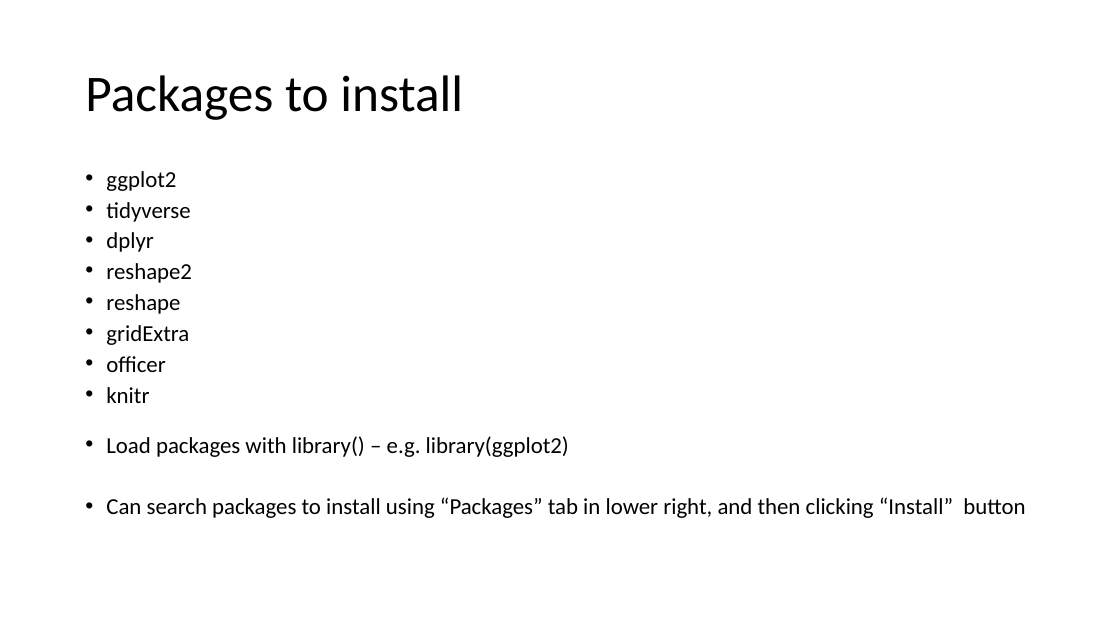
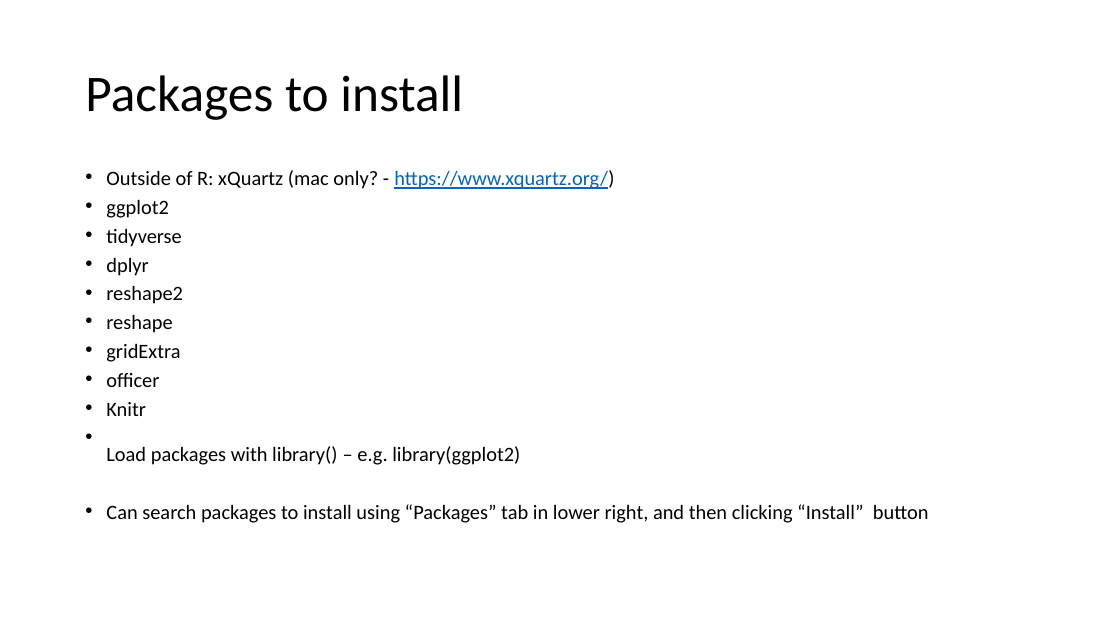
Before and after one commit to VTQuantMethodsEEB/klangwig, a slide deck: slide 45 of lectures/le1_intro_to_R.pptx (slide 39 before the commit). Drawn at 1120x630 pixels with LibreOffice and Linux fonts; fonts in the diff are those of the drawing. Boxes give left, top, right and bottom in pixels: in the first picture for what was removed or moved away, otherwise in the second. Text is boxed around its words. In the diff, an @@ line names an element or a change of style, - is before the commit and + after.

```diff
--- a/lectures/le1_intro_to_R.pptx
+++ b/lectures/le1_intro_to_R.pptx
@@ text at (106,170,614,189): paragraph added @@
+• Outside of R: xQuartz (mac only? - https://www.xquartz.org/)
@@ text at (106,199,929,523): size 19.6 to 17.5 pt in "ggplot2", "tidyverse", "dplyr", "reshape2" and 5 more places @@
@@ text at (106,402,146,416): text changed; size 19.6 to 17.5 pt @@
-• knitr
+• Knitr
```
Also in this commit, not shown: 5 other slides changed, 6 slides added, 12 other files.
